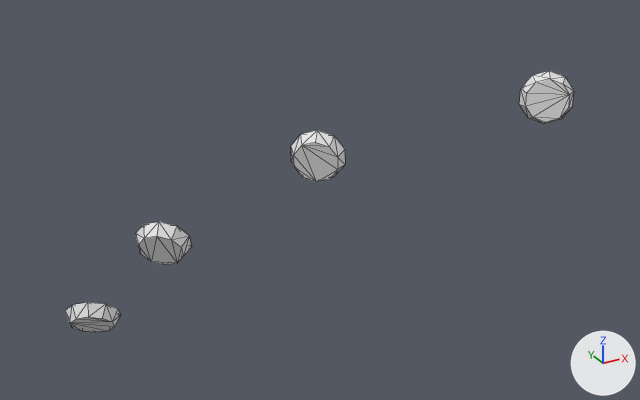
The OBJ model assets/cue/pieces/kraken/Tentacle4_3_Sucker.obj as it was, and as the next commit left it.
Both versions are drawn from a 50 mm lens placed at (-0.248, -0.51, 0.267), pointed at (0.028, -0.008, 0.016). Every picture has the same lights, and +X, +Y and +Z are marked at lower right. The picture after the commit comes second. Mesh edges are drawn as thin lines. Where no turn or scale is listed for an object, it has been applied to the vertices.

The older version as bpy lines, for what is in view:
```python
me_tentacle4_3_sucker = bpy.data.meshes.new('Tentacle4_3_Sucker')
me_tentacle4_3_sucker.from_pydata(...)  # 80 vertices, 144 faces; spans x -0.129..0.129, y -0.142..0.142, z -0.127..0.127
ob_tentacle4_3_sucker = bpy.data.objects.new('Tentacle4_3_Sucker', me_tentacle4_3_sucker)
ob_tentacle4_3_sucker.location = (0.0, 0.0, 0.0)
```
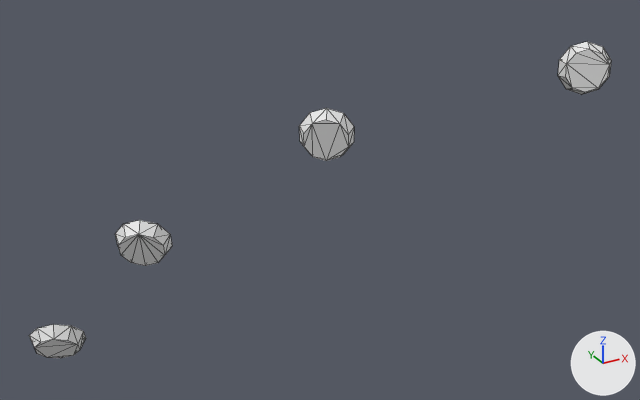
What differs and where, as boxes (x1, y1, x2, y2) in the pictures (640 x 400 px; the box of a moved part takes in the faces that stretch with it):
'Tentacle4_3_Sucker', reshaped (14% wider, 21% taller)
    before: (65, 71, 574, 333)
    after: (29, 41, 611, 358)
part 1 of me_tentacle4_3_sucker, moved or reshaped
    before: (65, 302, 120, 333)
    after: (29, 324, 86, 358)
part 2 of me_tentacle4_3_sucker, moved or reshaped
    before: (136, 222, 192, 265)
    after: (115, 220, 172, 266)
part 3 of me_tentacle4_3_sucker, moved or reshaped
    before: (291, 130, 345, 182)
    after: (299, 108, 354, 161)
part 4 of me_tentacle4_3_sucker, moved or reshaped
    before: (519, 71, 574, 124)
    after: (558, 41, 611, 94)

The change, as a diff of the scene's bpy script:
```diff
--- a/assets/cue/pieces/kraken/Tentacle4_3_Sucker.obj.py
+++ b/assets/cue/pieces/kraken/Tentacle4_3_Sucker.obj.py
@@ me_tentacle4_3_sucker @@
 # used by ob_tentacle4_3_sucker; location = (0.0, 0.0, 0.0)
-me_tentacle4_3_sucker.from_pydata(...)  # 80 vertices, 144 faces; spans x -0.129..0.129, y -0.142..0.142, z -0.127..0.127
+me_tentacle4_3_sucker.from_pydata(...)  # 80 vertices, 144 faces; spans x -0.159..0.159, y -0.14..0.14, z -0.141..0.141
+# me_tentacle4_3_sucker part 1: the loose piece of 20 vertices spanning x -0.129..-0.087, y 0.106..0.142, z -0.127..-0.089 is multiplied about its middle by the matrix ((0.996, -0.086, 0.033), (0.083, 0.993, 0.088), (-0.04, -0.085, 0.996)), then moved by (-0.03, 0.0, -0.013)
+# me_tentacle4_3_sucker part 2: the loose piece of 20 vertices spanning x -0.09..-0.054, y 0.023..0.054, z -0.031..0.006 is multiplied about its middle by the matrix ((0.995, -0.096, 0.026), (0.095, 0.994, 0.048), (-0.031, -0.045, 0.999)), then moved by (-0.014, 0.001, 0.003)
+# me_tentacle4_3_sucker part 3: the loose piece of 20 vertices spanning x -0.01..0.021, y -0.06..-0.033, z 0.048..0.084 is multiplied about its middle by the matrix ((0.996, -0.091, 0.011), (0.091, 0.996, 0.017), (-0.012, -0.016, 1.0)), then moved by (0.007, 0.001, 0.013)
+# me_tentacle4_3_sucker part 4: the loose piece of 20 vertices spanning x 0.102..0.129, y -0.142..-0.118, z 0.094..0.127 is scaled about its middle by (1.05, 0.922, 1), then moved by (0.03, 0.001, 0.014)
```
